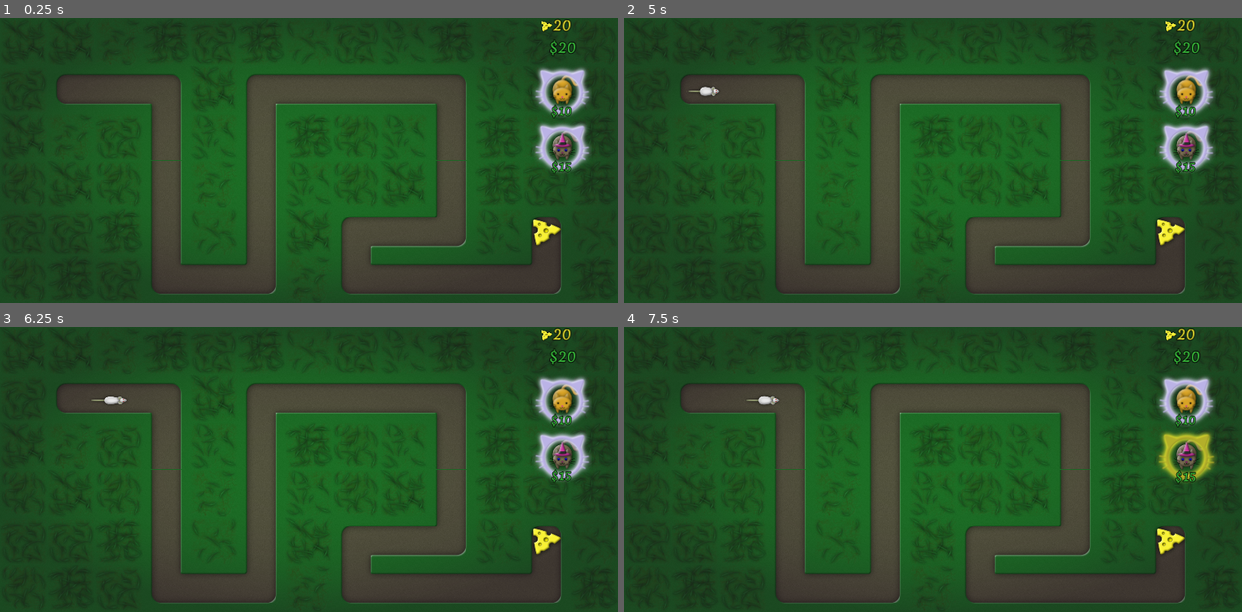
Above: before the commit, frames 1-4 (two rows, left to right).
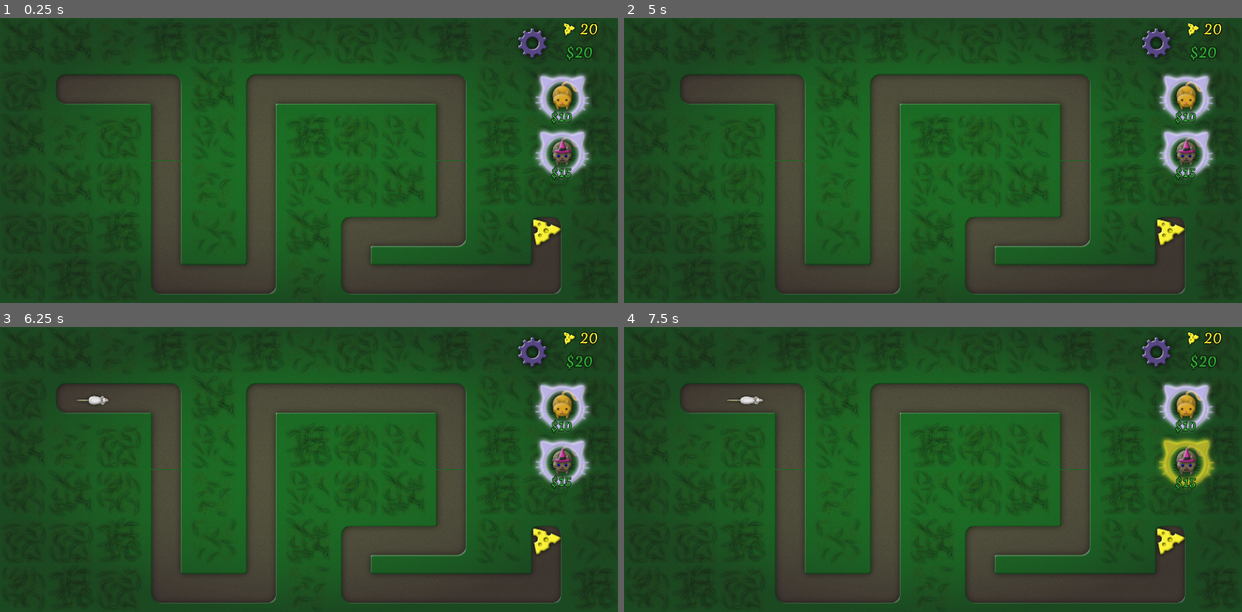
Above: after the commit, the same moments.

Repository: vibrunazo/godot-cats
Game: Godot game, scene res://scenes/Map.tscn
Two runs of this game, one before a commit and one after it. Both use one fixed random seed, a clock stepped at 60 frames per second and the inputs below.
Inputs (mouse positions are in pixels of both pictures, inside the frame that each line leads up to):
- Up to frame 1 (0.25 s): no input
- Up to frame 2 (5 s): click (1155, 43) at 0.52 s; click (933, 169) at 1.25 s, where only the run after the commit has a clickable "Resume"; click "$10" at 2 s; click "$15" at 2.75 s; click "$10" at 3.5 s; click "$15" at 4.25 s
- Up to frame 3 (6.25 s): click "$10" at 5 s; click "$15" at 5.75 s
- Up to frame 4 (7.5 s): tap Enter at 6.5 s; move the mouse to (1068, 455) at 6.52 s; click (1068, 455) at 6.67 s; tap Space at 7.25 s; drag from (809, 483) to (766, 401) at 7.27 s

The runs differ from the first frame. In frame 1, 3.0% of the frame differs, in the area x 83-97%, y 0-57%; in frame 2, 3.1%; in frame 3, 3.2%, in the area x 12-97%, y 0-57%; in frame 4, 3.2%.

Commit message:
pause menu

Diff:
--- a/project.godot
+++ b/project.godot
@@ -38,6 +38,11 @@
 "class": "Mouse",
 "language": "GDScript",
 "path": "res://scenes/Mouse.gd"
+}, {
+"base": "Control",
+"class": "PauseMenu",
+"language": "GDScript",
+"path": "res://scenes/PauseMenu.gd"
 } ]
 _global_script_class_icons={
 "Bullet": "res://assets/ball.png",
@@ -45,7 +50,8 @@
 "Cat2": "res://assets/cat02.png",
 "CircleButton": "res://assets/button_circle.png",
 "Map": "",
-"Mouse": "res://assets/mouse01.png"
+"Mouse": "res://assets/mouse01.png",
+"PauseMenu": ""
 }
 
 [application]
--- a/scenes/Map.gd
+++ b/scenes/Map.gd
@@ -3,8 +3,10 @@
 class_name Map
 
 var el_path: Path2D
-onready var el_coins: Label = $UI/HUD/ActionBar/CoinRoot/CoinLabel
+onready var el_coins: Label = get_node("%CoinLabel")
 onready var el_cheese: Label = get_node("%CheeseLabel")
+onready var el_pause: PauseMenu = get_node("%PauseMenu")
+
 var mouse_scene = preload("res://scenes/Mouse.tscn")
 var data = GameData.cat_data
 
@@ -24,6 +26,7 @@
 var start_time := 0
 var ellapsed := 0
 var max_size := 30.0
+var paused: bool = false
 
 # Called when the node enters the scene tree for the first time.
 func _ready():
@@ -81,6 +84,17 @@
 func remove_cat_at_cell(cell_pos: Vector2):
 	cats_dict[cell_pos] = null
 
+func toggle_pause():
+	el_pause.toogle()
+#	pause_game(!paused)
+
+func pause_game(new_paused: bool):
+	paused = new_paused
+	el_pause.visible = paused
+#	print("paused: %s" % paused)
+#	get_tree().paused = new_paused
+	el_pause.pause(paused)
+
 func add_life(ammount):
 	life += ammount
 	life = max(0, life)
@@ -144,7 +158,7 @@
 	ellapsed = (Time.get_ticks_msec() - start_time) / 1000
 
 	var min_size = 30
-	max_size = min_size + pow(ellapsed, 1.5) * 0.13
+	max_size = min_size + pow(ellapsed, 1.5) * 0.1
 	var h = rand_range(min_size, max_size)
 	# makes it exponential distribution, so big sizes are more rare,
 	# while keeping same min and max sizes
@@ -193,3 +207,8 @@
 			cat_selected.unselect()
 		cat.select()
 		cat_selected = cat
+
+
+
+func _on_SettingsButton_pressed():
+	toggle_pause()
--- a/scenes/Map.tscn
+++ b/scenes/Map.tscn
@@ -10,6 +10,8 @@
 [ext_resource path="res://scenes/Cheese.tscn" type="PackedScene" id=8]
 [ext_resource path="res://assets/whiterect.png" type="Texture" id=9]
 [ext_resource path="res://assets/cheese.png" type="Texture" id=10]
+[ext_resource path="res://assets/cog.png" type="Texture" id=11]
+[ext_resource path="res://scenes/PauseMenu.tscn" type="PackedScene" id=12]
 
 [sub_resource type="TileSet" id=1]
 0/name = "grass"
@@ -66,6 +68,12 @@
 "points": PoolVector2Array( 0, 0, 0, 0, 64, 128, 0, 0, 0, 0, 288, 128, 0, 0, 0, 0, 320, 160, 0, 0, 0, 0, 320, 608, 0, 0 …(355 unchanged characters)…
 }
 
+[sub_resource type="StyleBoxEmpty" id=8]
+content_margin_left = 5.0
+content_margin_right = 0.0
+content_margin_top = 10.0
+content_margin_bottom = 0.0
+
 [sub_resource type="Animation" id=4]
 length = 0.001
 tracks/0/type = "value"
@@ -297,6 +305,7 @@
 z_index = 10
 
 [node name="UI" type="CanvasLayer" parent="."]
+pause_mode = 2
 
 [node name="HUD" type="Control" parent="UI"]
 anchor_right = 1.0
@@ -322,56 +331,57 @@
 "_edit_lock_": true
 }
 
-[node name="CheeseRoot" type="Control" parent="UI/HUD/ActionBar"]
+[node name="HBoxContainer" type="HBoxContainer" parent="UI/HUD/ActionBar"]
 margin_right = 300.0
+margin_bottom = 136.0
+
+[node name="SettingsButton" type="ToolButton" parent="UI/HUD/ActionBar/HBoxContainer"]
+pause_mode = 2
+unique_name_in_owner = true
+margin_right = 140.0
+margin_bottom = 136.0
+focus_mode = 0
+custom_styles/pressed = SubResource( 8 )
+icon = ExtResource( 11 )
+
+[node name="VBoxContainer" type="VBoxContainer" parent="UI/HUD/ActionBar/HBoxContainer"]
+margin_left = 144.0
+margin_right = 247.0
+margin_bottom = 136.0
+
+[node name="CheeseRoot" type="HBoxContainer" parent="UI/HUD/ActionBar/HBoxContainer/VBoxContainer"]
+margin_right = 103.0
 margin_bottom = 60.0
 rect_min_size = Vector2( 50, 60 )
 
-[node name="CheeseTex" type="TextureRect" parent="UI/HUD/ActionBar/CheeseRoot"]
-anchor_left = 0.5
-anchor_top = 0.5
-anchor_right = 0.5
-anchor_bottom = 0.5
-margin_left = -67.0
-margin_top = -33.0
-margin_right = -17.0
-margin_bottom = 17.0
+[node name="CheeseTex" type="TextureRect" parent="UI/HUD/ActionBar/HBoxContainer/VBoxContainer/CheeseRoot"]
+margin_right = 50.0
+margin_bottom = 60.0
 rect_min_size = Vector2( 50, 50 )
 texture = ExtResource( 10 )
 expand = true
 
-[node name="CheeseLabel" type="Label" parent="UI/HUD/ActionBar/CheeseRoot"]
+[node name="CheeseLabel" type="Label" parent="UI/HUD/ActionBar/HBoxContainer/VBoxContainer/CheeseRoot"]
 unique_name_in_owner = true
-margin_top = -10.0
-margin_right = 300.0
-margin_bottom = 49.0
+margin_left = 54.0
+margin_right = 103.0
+margin_bottom = 59.0
 custom_colors/font_color = Color( 0.917647, 0.905882, 0.196078, 1 )
 text = "20"
 align = 1
 
-[node name="Separator2" type="Control" parent="UI/HUD/ActionBar"]
-margin_top = 50.0
-margin_right = 300.0
-margin_bottom = 70.0
-rect_min_size = Vector2( 0, 20 )
-
-[node name="CoinRoot" type="Control" parent="UI/HUD/ActionBar"]
-margin_top = 60.0
-margin_right = 300.0
-margin_bottom = 120.0
-rect_min_size = Vector2( 50, 60 )
-
-[node name="CoinLabel" type="Label" parent="UI/HUD/ActionBar/CoinRoot"]
-margin_top = -10.0
-margin_right = 300.0
-margin_bottom = 49.0
+[node name="CoinLabel" type="Label" parent="UI/HUD/ActionBar/HBoxContainer/VBoxContainer"]
+unique_name_in_owner = true
+margin_top = 64.0
+margin_right = 103.0
+margin_bottom = 123.0
 text = "$100"
 align = 1
 
 [node name="Separator" type="Control" parent="UI/HUD/ActionBar"]
-margin_top = 110.0
+margin_top = 126.0
 margin_right = 300.0
-margin_bottom = 130.0
+margin_bottom = 146.0
 rect_min_size = Vector2( 0, 20 )
 
 [node name="Cat1" parent="UI/HUD/ActionBar" groups=["action_button"] instance=ExtResource( 6 )]
@@ -380,9 +390,9 @@
 anchor_right = 0.0
 anchor_bottom = 0.0
 margin_left = 70.0
-margin_top = 120.0
+margin_top = 136.0
 margin_right = 230.0
-margin_bottom = 280.0
+margin_bottom = 296.0
 rect_min_size = Vector2( 160, 160 )
 size_flags_horizontal = 4
 size_flags_vertical = 0
@@ -404,9 +414,9 @@
 anchor_right = 0.0
 anchor_bottom = 0.0
 margin_left = 70.0
-margin_top = 270.0
+margin_top = 286.0
 margin_right = 230.0
-margin_bottom = 430.0
+margin_bottom = 446.0
 rect_min_size = Vector2( 160, 160 )
 size_flags_horizontal = 4
 size_flags_vertical = 0
@@ -431,7 +441,18 @@
 anims/enabled = SubResource( 6 )
 anims/pressed = SubResource( 7 )
 
+[node name="Menus" type="Control" parent="UI"]
+pause_mode = 2
+anchor_right = 1.0
+anchor_bottom = 1.0
+mouse_filter = 2
+
+[node name="PauseMenu" parent="UI/Menus" instance=ExtResource( 12 )]
+unique_name_in_owner = true
+visible = false
+
 [connection signal="timeout" from="SpawnTimer" to="." method="_on_SpawnTimer_timeout"]
+[connection signal="pressed" from="UI/HUD/ActionBar/HBoxContainer/SettingsButton" to="." method="_on_SettingsButton_pressed"]
 
 [editable path="UI/HUD/ActionBar/Cat1"]
 [editable path="UI/HUD/ActionBar/Cat2"]
--- /dev/null
+++ b/scenes/PauseMenu.gd
@@ -0,0 +1,20 @@
+extends Control
+
+class_name PauseMenu
+
+func toogle():
+	pause(!get_tree().paused)
+
+func pause(new_paused: bool):
+	get_tree().paused = new_paused
+	visible = new_paused
+
+func _on_ResumeButton_pressed():
+	pause(false)
+
+func _on_RestartButton_pressed():
+	pause(false)
+	get_tree().reload_current_scene()
+
+func _on_ExitButton_pressed():
+	get_tree().quit()
--- /dev/null
+++ b/scenes/PauseMenu.tscn
@@ -0,0 +1,72 @@
+[gd_scene load_steps=5 format=2]
+
+[ext_resource path="res://resources/cats_theme.tres" type="Theme" id=1]
+[ext_resource path="res://scenes/PauseMenu.gd" type="Script" id=2]
+
+[sub_resource type="Gradient" id=1]
+colors = PoolColorArray( 0, 0, 0, 0.784314, 0, 0, 0, 0.392157 )
+
+[sub_resource type="GradientTexture2D" id=2]
+gradient = SubResource( 1 )
+fill_to = Vector2( -0.5, 0 )
+repeat = 2
+
+[node name="PauseMenu" type="Control"]
+pause_mode = 2
+anchor_right = 1.0
+anchor_bottom = 1.0
+mouse_filter = 2
+theme = ExtResource( 1 )
+script = ExtResource( 2 )
+
+[node name="TextureRect" type="TextureRect" parent="."]
+anchor_right = 1.0
+anchor_bottom = 1.0
+mouse_filter = 2
+texture = SubResource( 2 )
+expand = true
+
+[node name="HBoxContainer" type="VBoxContainer" parent="."]
+anchor_left = 0.5
+anchor_top = 0.5
+anchor_right = 0.5
+anchor_bottom = 0.5
+margin_left = -77.5
+margin_top = -132.5
+margin_right = 77.5
+margin_bottom = 132.5
+rect_min_size = Vector2( 120, 0 )
+mouse_filter = 2
+
+[node name="Paused" type="Label" parent="HBoxContainer"]
+margin_right = 163.0
+margin_bottom = 59.0
+text = "Paused"
+
+[node name="Separator" type="Control" parent="HBoxContainer"]
+margin_top = 63.0
+margin_right = 163.0
+margin_bottom = 123.0
+rect_min_size = Vector2( 0, 60 )
+
+[node name="ResumeButton" type="ToolButton" parent="HBoxContainer"]
+margin_top = 127.0
+margin_right = 163.0
+margin_bottom = 194.0
+text = "Resume"
+
+[node name="RestartButton" type="ToolButton" parent="HBoxContainer"]
+margin_top = 198.0
+margin_right = 163.0
+margin_bottom = 265.0
+text = "Restart"
+
+[node name="ExitButton" type="ToolButton" parent="HBoxContainer"]
+margin_top = 269.0
+margin_right = 163.0
+margin_bottom = 336.0
+text = "Exit"
+
+[connection signal="pressed" from="HBoxContainer/ResumeButton" to="." method="_on_ResumeButton_pressed"]
+[connection signal="pressed" from="HBoxContainer/RestartButton" to="." method="_on_RestartButton_pressed"]
+[connection signal="pressed" from="HBoxContainer/ExitButton" to="." method="_on_ExitButton_pressed"]
Binary file added: assets/cog.png
Not shown, added: assets/cog.png.import
Not shown: 1 places in scenes/Map.tscn that only renumber resources
